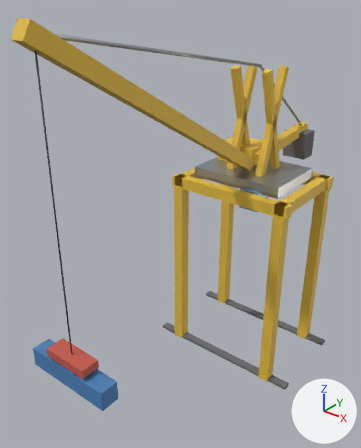
Two versions of the glTF model src/assets/models/props/port_crane.glb, one commit apart.
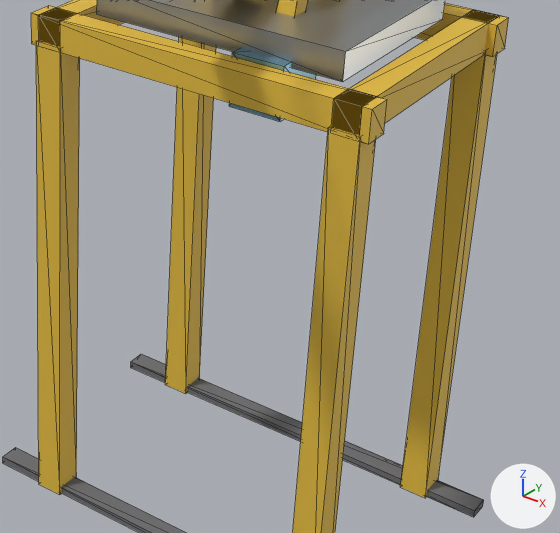
Each version appears first whole from a camera (50 mm lens) standing at (38.1, -66.2, 59.6) and looking at (-3.1, -14.6, 27.6), and next in a close-up on the part from 45% to 97% of the width and 38% to 78% of the height. Every picture has the same lights, and +X, +Y and +Z are marked at lower right. The first two pictures are the older version. The close-ups show mesh edges as thin lines. Vertices at exactly the same position are counted once.

Objects in the first close-up: 'Merged_CitySignYellow', 'Merged_PropsMetal', 'Merged_RoofDark', 'crane_cab'.
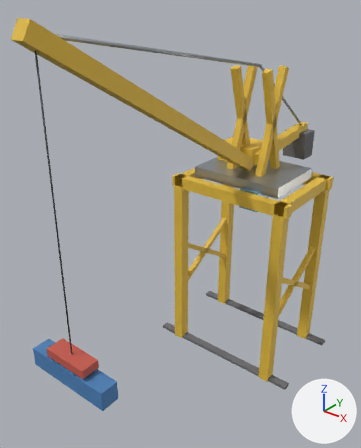
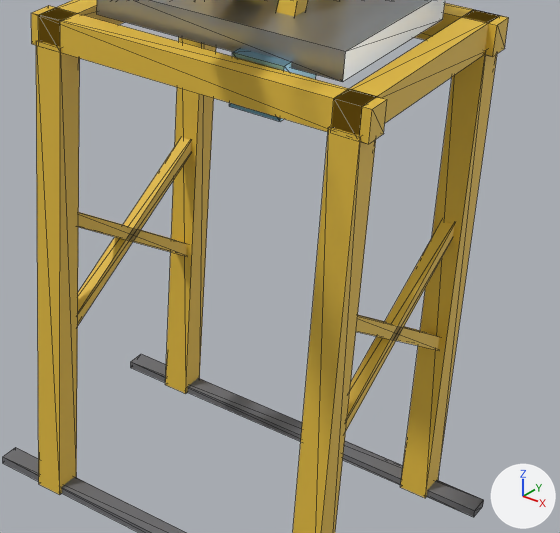
Boxes (x1, y1, x2, y2) around the edits, measured in the close-ups (560 x 533 px):
part 1 of me_merged_citysignyellow_mesh, added (mostly hidden)
    after: (78, 137, 454, 430)

The change in detail:
me_merged_citysignyellow_mesh is used by ob_merged_citysignyellow; location (0.0, 0.0, 0.0).
me_merged_citysignyellow_mesh had 120 vertices, 180 faces and spanned x -10.2..10.2, y -40.2..17.0, z 0.0..56.8.
me_merged_citysignyellow_mesh now has 152 vertices, 228 faces and spans x -10.2..10.2, y -40.2..17.0, z 0.0..56.8.
Part 1, on me_merged_citysignyellow_mesh:
16 vertices are added at x -9.4..8.6, y -7.7..7.7, z 10.1..19.9.
16 new vertices lie (0.8, 0.0, 0.0) away from vertices in x -9.4..8.6, y -7.7..7.7, z 10.1..19.9.
48 new faces join them.
